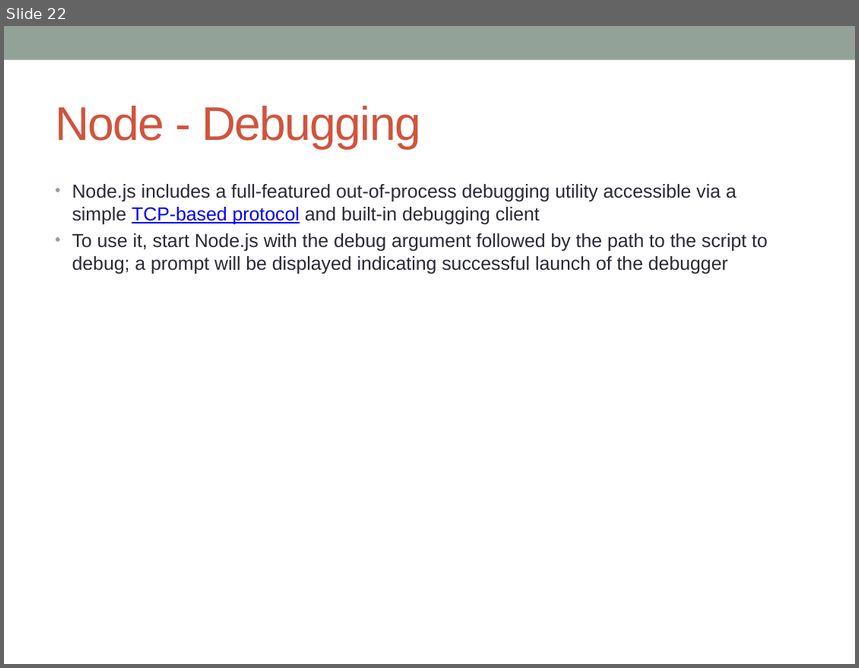
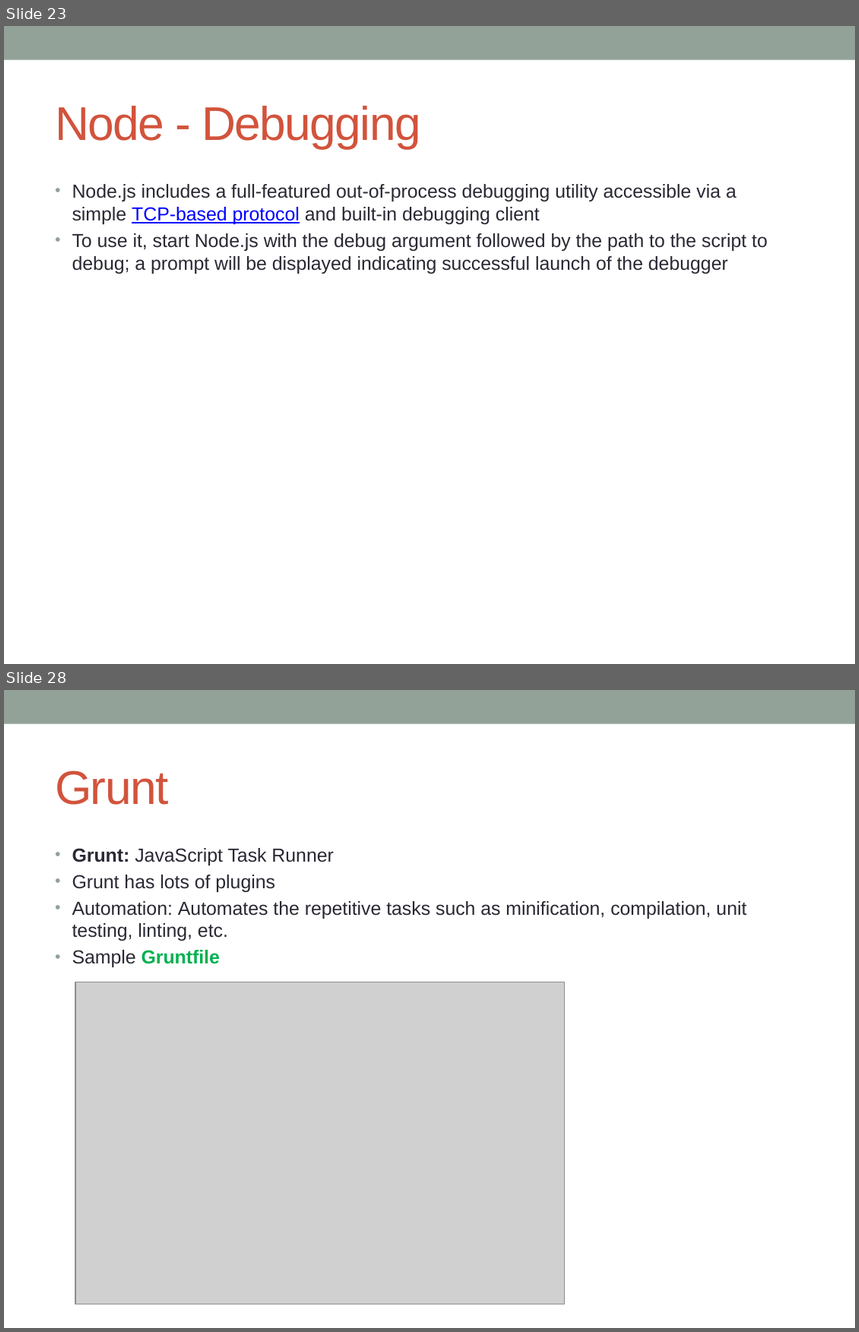
Before and after one commit to notionquest/ProjectDocumentation, a slide deck: NodeJS.pptx. Shown one above the other, each under a label of ours: slide 22 before the commit, slides 23 and 28 after it; the slides between them are not shown. The pictures are 859x668 and 859x1332 pixels, drawn with LibreOffice and Linux fonts; fonts in the diff are those of the drawing; grey boxes stand for pictures. Boxes give left, top, right and bottom in pixels: in the first picture for what was removed or moved away, otherwise in the second. Text is boxed around its words. In the diff, an @@ line names an element or a change of style, - is before the commit and + after.

Commit message:
NodeJS updated with grunt, gulp, ansibale and browserify

```diff
--- a/NodeJS.pptx
+++ b/NodeJS.pptx
@@ slide 28 added at [4, 690, 855, 1328], background #FFFFFF; not listed: 1 template element that a slide beside it also shows @@
@@ title added at [55, 771, 168, 805], 40 pt, text #D2533C @@
+Grunt
@@ text added at [72, 848, 747, 967], 16 pt, text #292934 @@
+• Grunt: JavaScript Task Runner
+• Grunt has lots of plugins
+• Automation: Automates the repetitive tasks such as minification, compilation, unit testing, linting, etc.
+• Sample Gruntfile
@@ picture added at [75, 983, 565, 1306] @@
@@ what was slide 22 is now slide 23 @@
```
Also in this commit, not shown: 12 slides changed, 7 other slides added.
